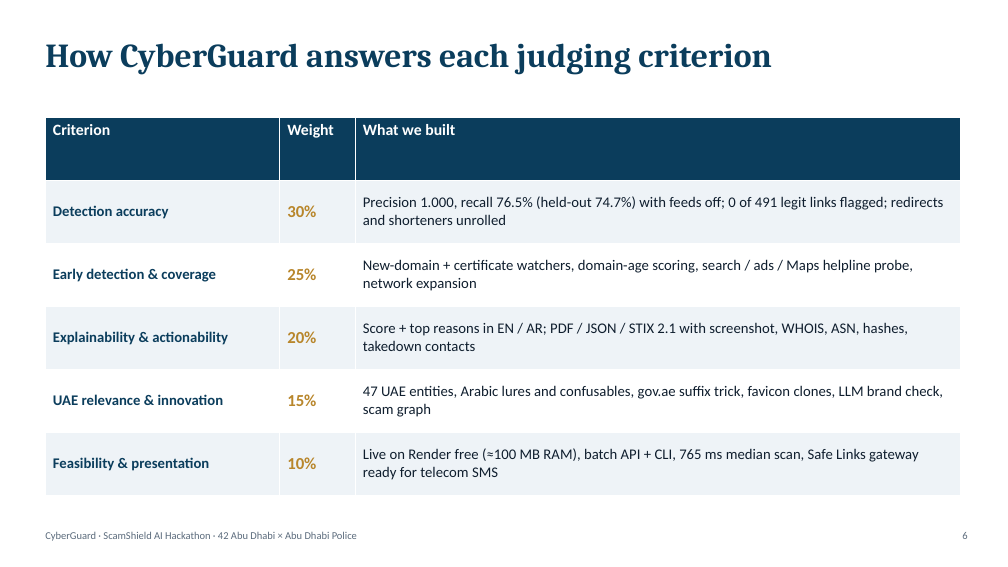
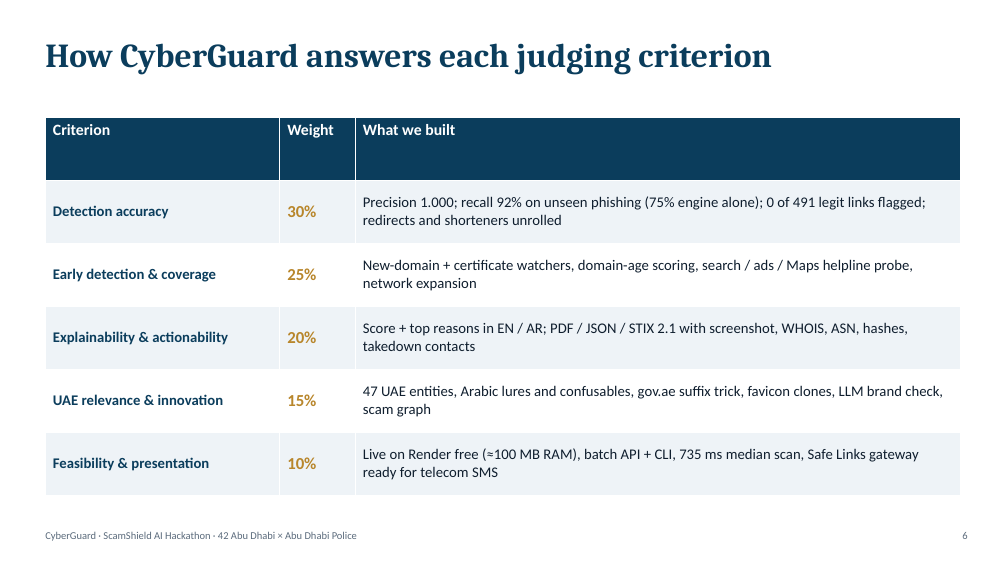
Before and after one commit to Saif-Alazazi/CyberGuard, a slide deck: slide 6 of docs/CyberGuard_Presentation.pptx. Drawn at 1008x567 pixels with LibreOffice and Linux fonts; fonts in the diff are those of the drawing. Boxes give left, top, right and bottom in pixels: in the first picture for what was removed or moved away, otherwise in the second. Text is boxed around its words. In the diff, an @@ line names an element or a change of style, - is before the commit and + after.

```diff
--- a/docs/CyberGuard_Presentation.pptx
+++ b/docs/CyberGuard_Presentation.pptx
@@ table at (45,117,960,495) @@
-row 2, column 3: Precision 1.000, recall 76.5% (held-out 74.7%) with feeds off; 0 of 491 legit links flagged; redirects and shorteners unrolled
+row 2, column 3: Precision 1.000; recall 92% on unseen phishing (75% engine alone); 0 of 491 legit links flagged; redirects and shorteners unrolled
-row 6, column 3: Live on Render free (≈100 MB RAM), batch API + CLI, 765 ms median scan, Safe Links gateway ready for telecom SMS
+row 6, column 3: Live on Render free (≈100 MB RAM), batch API + CLI, 735 ms median scan, Safe Links gateway ready for telecom SMS
```
Also in this commit, not shown: 1 other slide changed, 5 other files.
